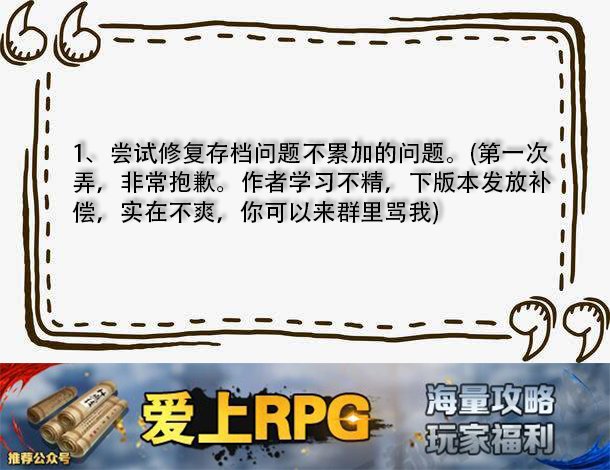
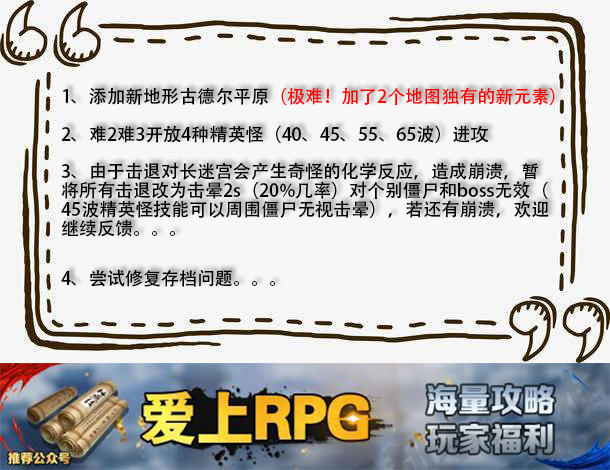
Comparing the layer stacks of the two 610×470 images. Changes:
renamed "1、尝试修复存档问题不累加的问题。(第一次 弄，非常抱歉。作者学习不精，下版本发放补 偿，实在不爽，你可以来群里骂我)" to "1、添加新地形古德尔平原（极难！加了2个地图独有的新元素） 2、难2难3开放4种精英怪（40、45、55、65波）进攻 3", painted on it over (61, 87, 555, 287)
